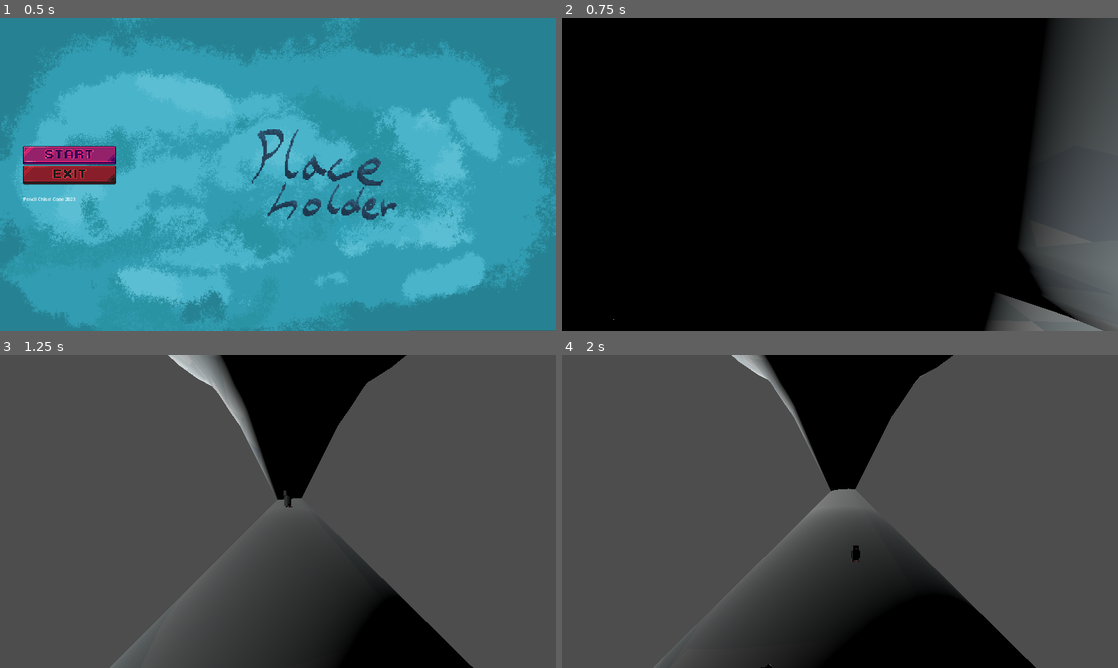
Above: before the commit, frames 1-4 (two rows, left to right).
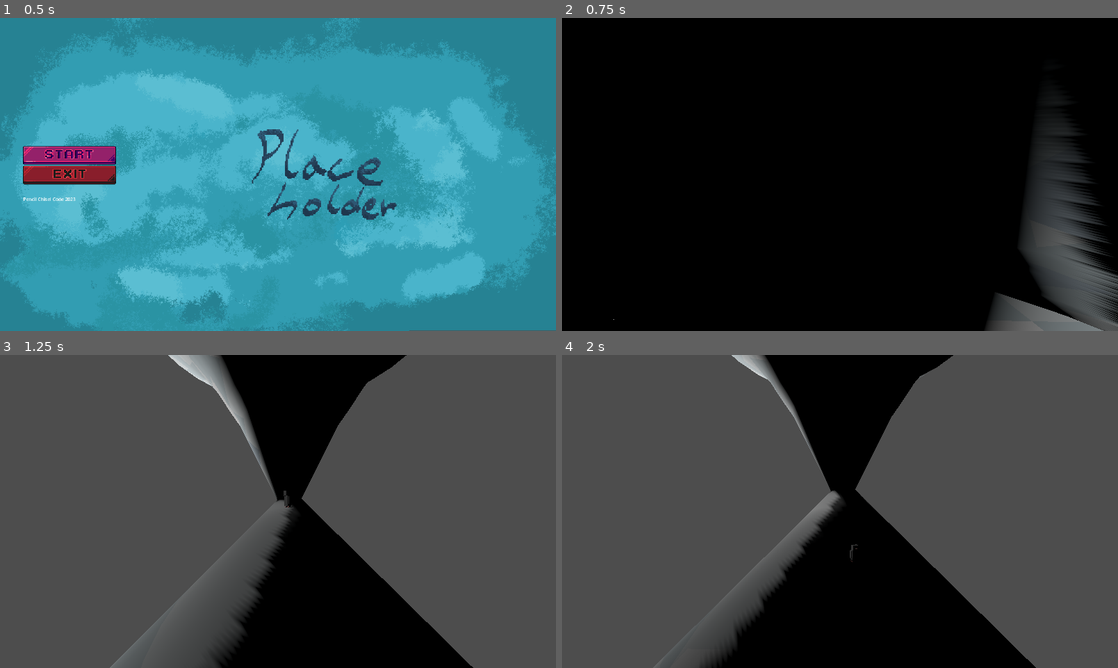
Above: after the commit, the same moments.

Repository: CodingBigTime/pencil-chisel-code-2023
Game: Godot game, scene res://scenes/main_menu.tscn
The game is run twice, just before and just after one commit, with the same random seed, the same clock (stepped at 60 frames per second) and the same inputs.
Inputs (mouse positions are in pixels of both pictures, inside the frame that each line leads up to):
- Up to frame 1 (0.5 s): no input
- Up to frame 2 (0.75 s): click (628, 155) at 0.5 s
- Up to frame 3 (1.25 s): no input
- Up to frame 4 (2 s): hold D (right) from 1.28 s (still down)

Frame 1 is identical in both runs. In frame 2, 8.3% of the frame differs, in the area x 87-100%, y 0-100%; in frame 3, 8.4%; in frame 4, 9.1%, in the area x 25-73%, y 42-100%.

Commit message:
Improve player shadown

Diff:
--- a/actors/player.tscn
+++ b/actors/player.tscn
@@ -17,3 +17,11 @@
 [node name="CollisionShape3D" type="CollisionShape3D" parent="."]
 transform = Transform3D(1, 0, 0, 0, 1, 0, 0, 0, 1, 0.00617766, 0.156832, 0)
 shape = SubResource("CapsuleShape3D_2uu0y")
+
+[node name="SpotLight3D" type="SpotLight3D" parent="."]
+transform = Transform3D(1, 0, 0, 0, -4.37114e-08, 1, 0, -1, -4.37114e-08, 0, 0.325973, 0)
+light_energy = 0.1
+light_size = 0.2
+light_negative = true
+spot_range = 4.75876
+spot_angle = 17.2881
--- a/scenes/main.tscn
+++ b/scenes/main.tscn
@@ -18,7 +18,13 @@
 transform = Transform3D(20, 0, 0, 0, 10, 0, 0, 0, 20, 0, 0, 0)
 
 [node name="DirectionalLight3D" type="DirectionalLight3D" parent="."]
-transform = Transform3D(0.36272, 0.0504455, -0.930532, 0.0778524, 0.993403, 0.0842005, 0.928641, -0.102985, 0.3564, -49.1771, 28.3303, 15.5855)
+transform = Transform3D(0.36272, 0.0504454, -0.930532, 0.0778524, 0.993403, 0.0842004, 0.928641, -0.102985, 0.3564, -49.1771, 183.856, 15.5855)
+light_angular_distance = 2.0
+light_bake_mode = 1
+shadow_enabled = true
+shadow_bias = 0.2
+directional_shadow_blend_splits = true
+directional_shadow_fade_start = 1.0
 
 [node name="mountain2" parent="." instance=ExtResource("3_yenbf")]
 transform = Transform3D(-2, 3.01992e-07, 0, -3.01992e-07, -2, 0, 0, 0, 2, 5.31634, 170.221, 0.161701)
